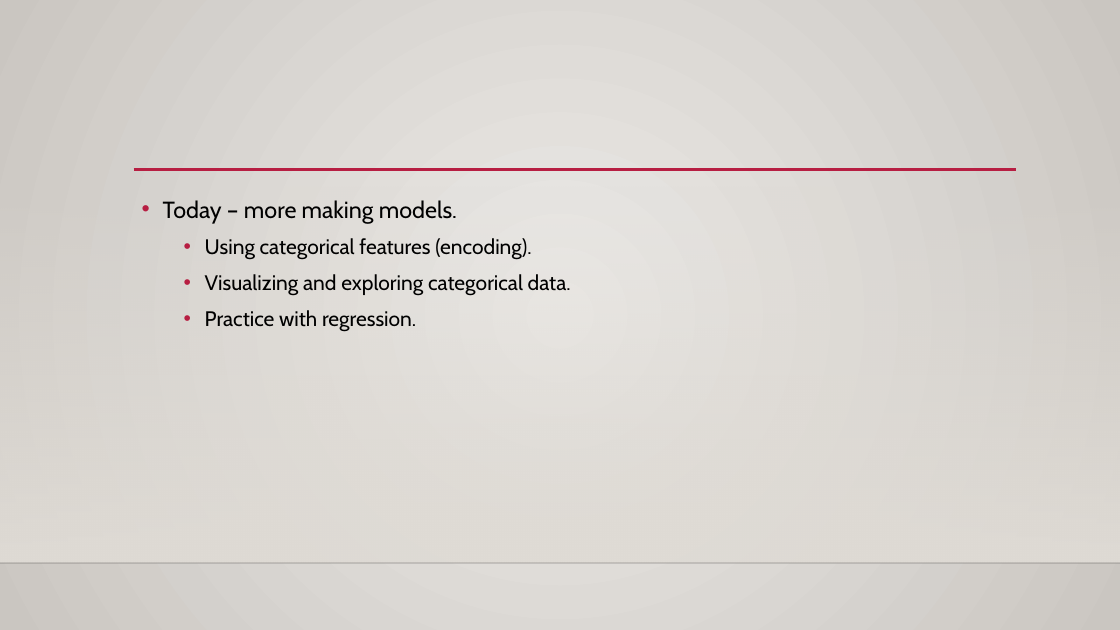
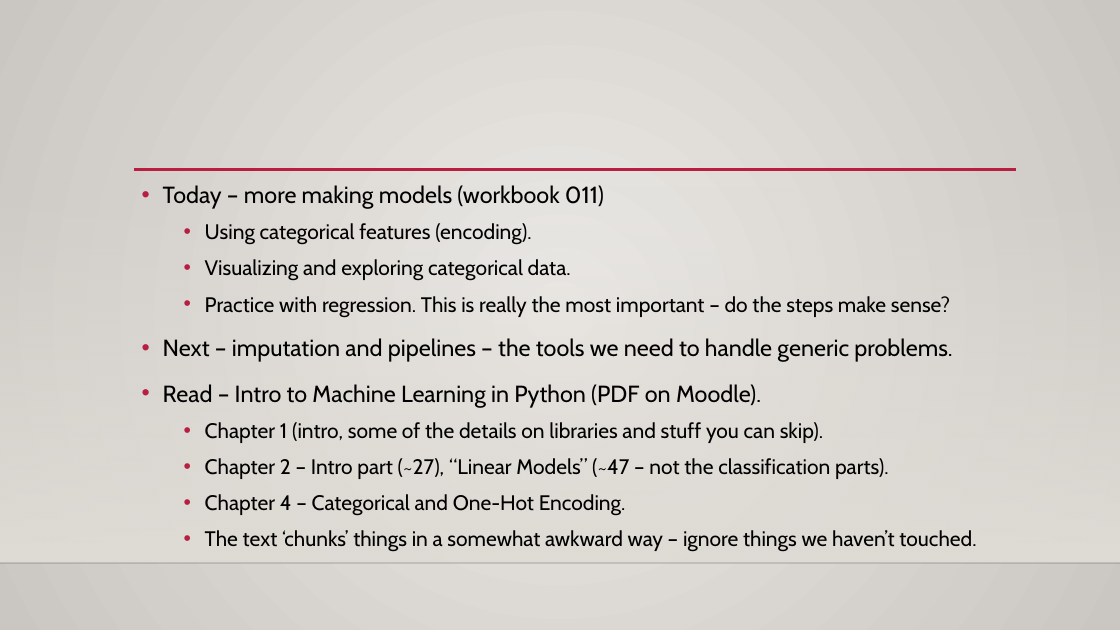
Before and after one commit to AkeemSemper/ML_for_Non_DS_Students, a slide deck: slide 1 of course_resources/slides/Used/013_categorical_features.pptx. Drawn at 1120x630 pixels with LibreOffice and Linux fonts; fonts in the diff are those of the drawing; background and template pictures are left out. Boxes give left, top, right and bottom in pixels: in the first picture for what was removed or moved away, otherwise in the second. Text is boxed around its words. In the diff, an @@ line names an element or a change of style, - is before the commit and + after.

```diff
--- a/course_resources/slides/Used/013_categorical_features.pptx
+++ b/course_resources/slides/Used/013_categorical_features.pptx
@@ text "Today – more making models ...": place and size @@
-text "Today – more making models ..." at (163,200,571,332)
+text "Today – more making models ..." at (163,185,976,552)
@@ text at (163,185,604,209): text changed @@
-• Today – more making models.
+• Today – more making models (workbook 011)
@@ text at (163,296,976,552): text changed @@
-  • Practice with regression.
+  • Practice with regression. This is really the most important – do the steps make sense?
+• Next – imputation and pipelines – the tools we need to handle generic problems.
+• Read – Intro to Machine Learning in Python (PDF on Moodle).
+  • Chapter 1 (intro, some of the details on libraries and stuff you can skip).
+  • Chapter 2 – Intro part (~27), “Linear Models” (~47 – not the classification parts).
+  • Chapter 4 – Categorical and One-Hot Encoding.
+  • The text ‘chunks’ things in a somewhat awkward way – ignore things we haven’t touched.
```
Also in this commit, not shown: 1 other slide changed, 4 other files.
